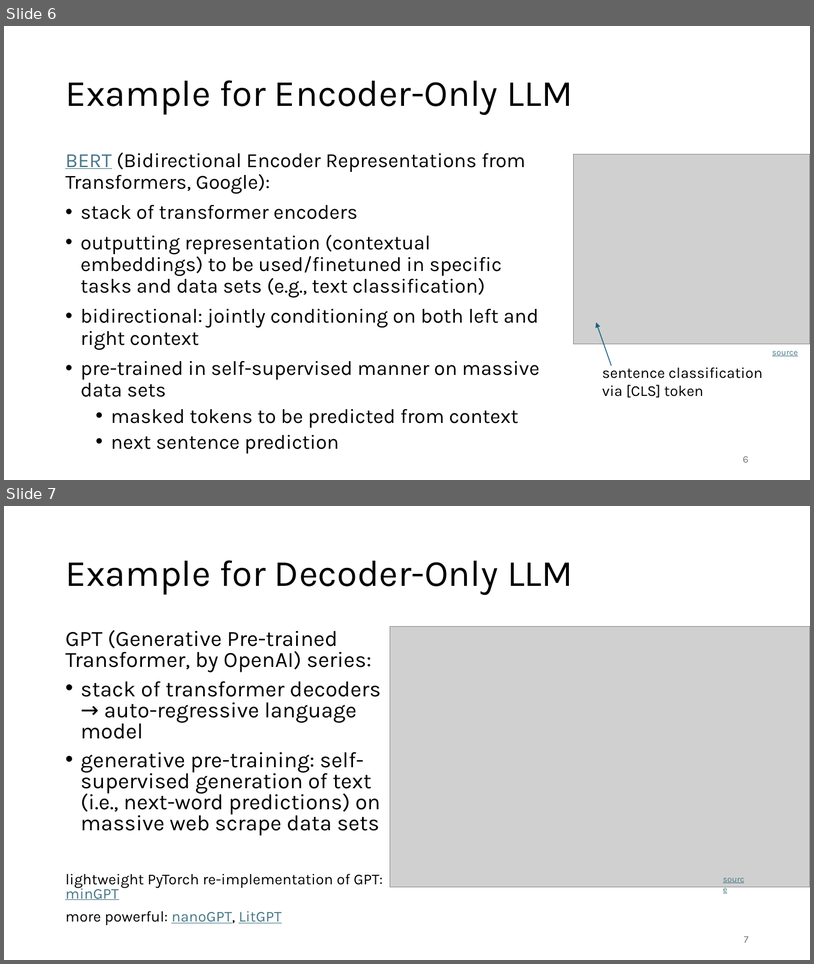
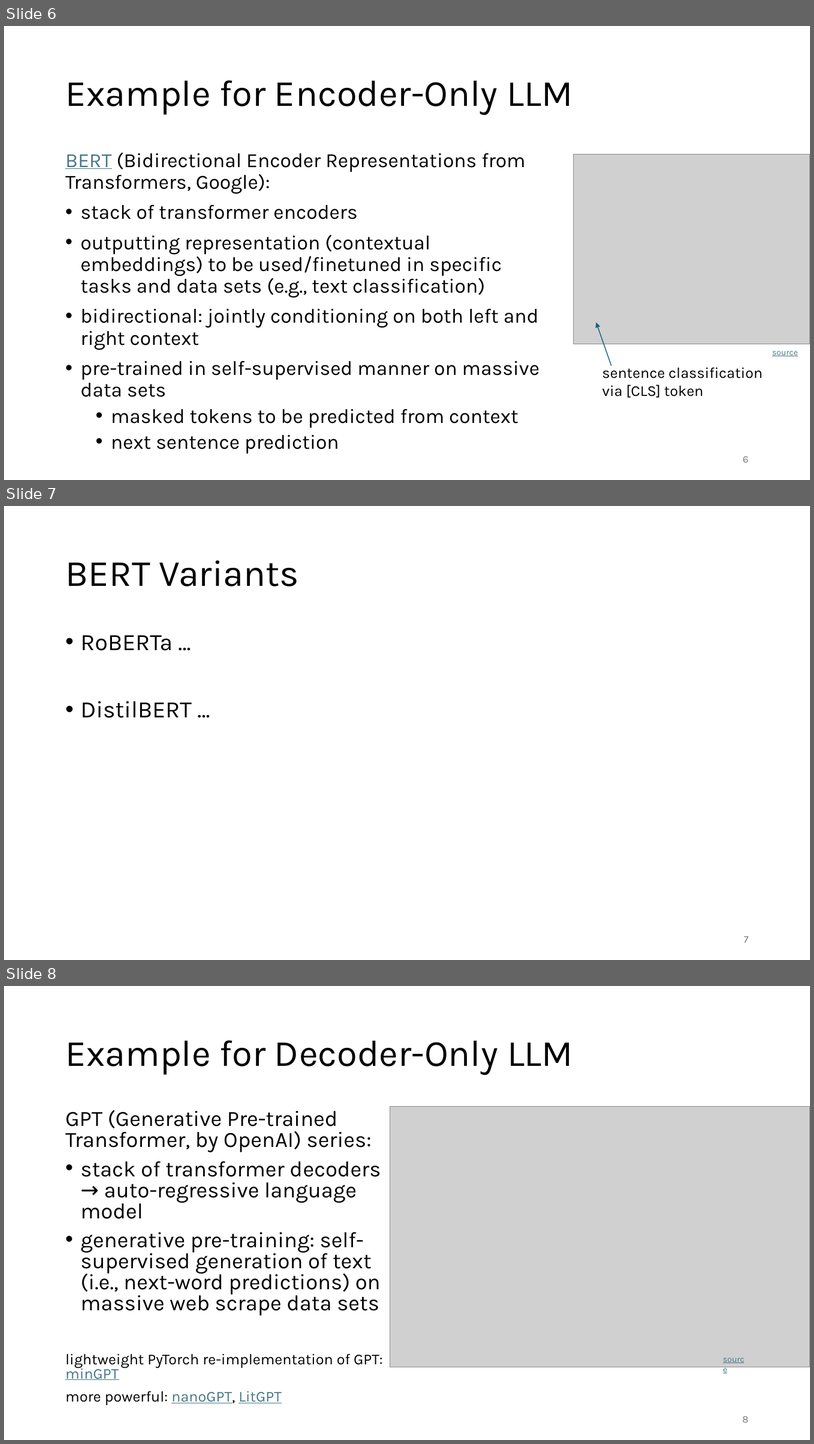
Before and after one commit to FelixWick/language_models, a slide deck: slides/3_LLMs.pptx. Shown one above the other, each under a label of ours: slides 6 and 7 before the commit, slides 6, 7 and 8 after it. The pictures are 814x964 and 814x1444 pixels, drawn with LibreOffice and Linux fonts; fonts in the diff are those of the drawing; grey boxes stand for pictures. Boxes give left, top, right and bottom in pixels: in the first picture for what was removed or moved away, otherwise in the second. Text is boxed around its words. In the diff, an @@ line names an element or a change of style, - is before the commit and + after.

```diff
--- a/slides/3_LLMs.pptx
+++ b/slides/3_LLMs.pptx
@@ slide 7 added at [4, 506, 810, 960], background #FFFFFF @@
@@ title added at [65, 560, 299, 586], 44 pt, text #000000 @@
+BERT Variants
@@ text added at [81, 635, 192, 718], 28 pt, text #000000 @@
+• RoBERTa …
+• DistilBERT …
@@ page number added at [744, 936, 749, 942], 12 pt, text #797979 @@
+7
@@ what was slide 7 is now slide 8 @@
@@ page number at [743, 1416, 749, 1422]: text changed @@
-7
+8
```
Also in this commit, not shown: 2 other files.
